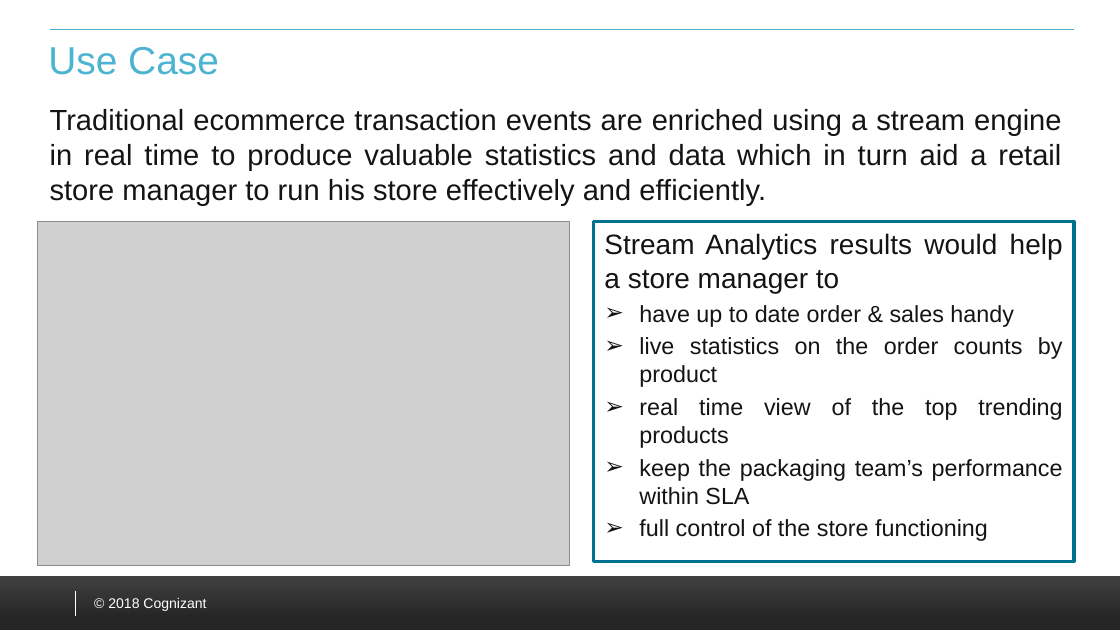
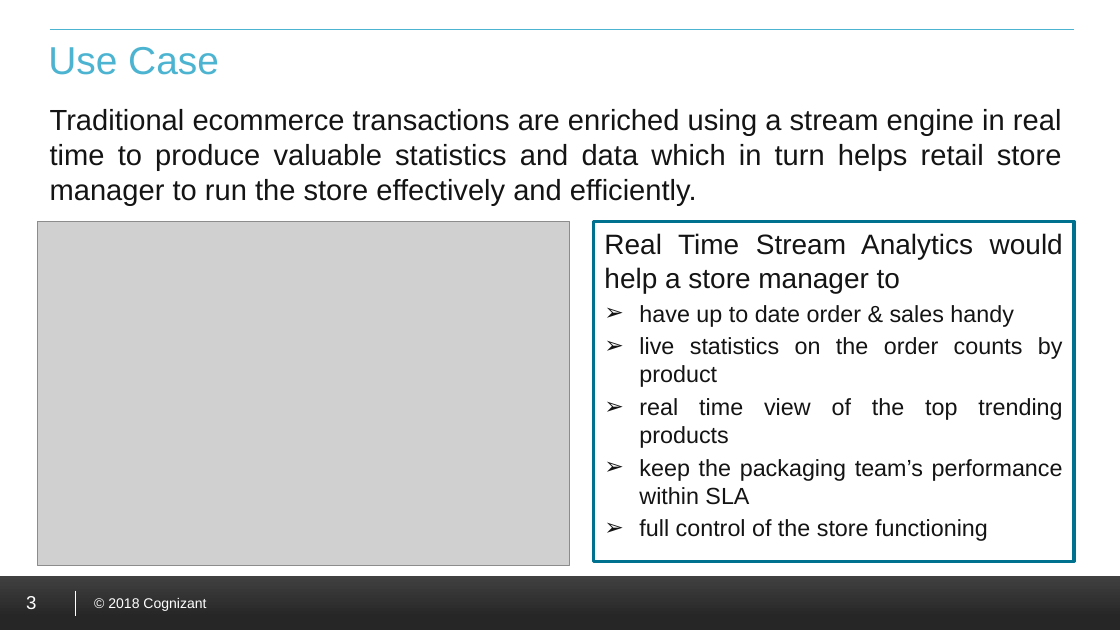
Before and after one commit to RAI-POC/EcommRAI, a slide deck: slide 3 of RAI_Ecomm.pptx. Drawn at 1120x630 pixels with LibreOffice and Linux fonts; fonts in the diff are those of the drawing; grey boxes stand for pictures; background and template pictures are left out. Boxes give left, top, right and bottom in pixels: in the first picture for what was removed or moved away, otherwise in the second. Text is boxed around its words. In the diff, an @@ line names an element or a change of style, - is before the commit and + after.

```diff
--- a/RAI_Ecomm.pptx
+++ b/RAI_Ecomm.pptx
@@ text at box(50, 109, 1062, 205): text changed @@
-Traditional ecommerce transaction events are enriched using a stream engine in real time to produce valuable statistics and data which in turn aid a retail store manager to run his store effectively and efficiently.
+Traditional ecommerce transactions are enriched using a stream engine in real time to produce valuable statistics and data which in turn helps retail store manager to run the store effectively and efficiently.
@@ text at box(604, 233, 1063, 293): text changed @@
-Stream Analytics results would help a store manager to
+Real Time Stream Analytics would help a store manager to
@@ page number added at box(26, 596, 36, 609), 12 pt, text #FFFFFF @@
+3
```
Also in this commit, not shown: 5 other slides changed.
